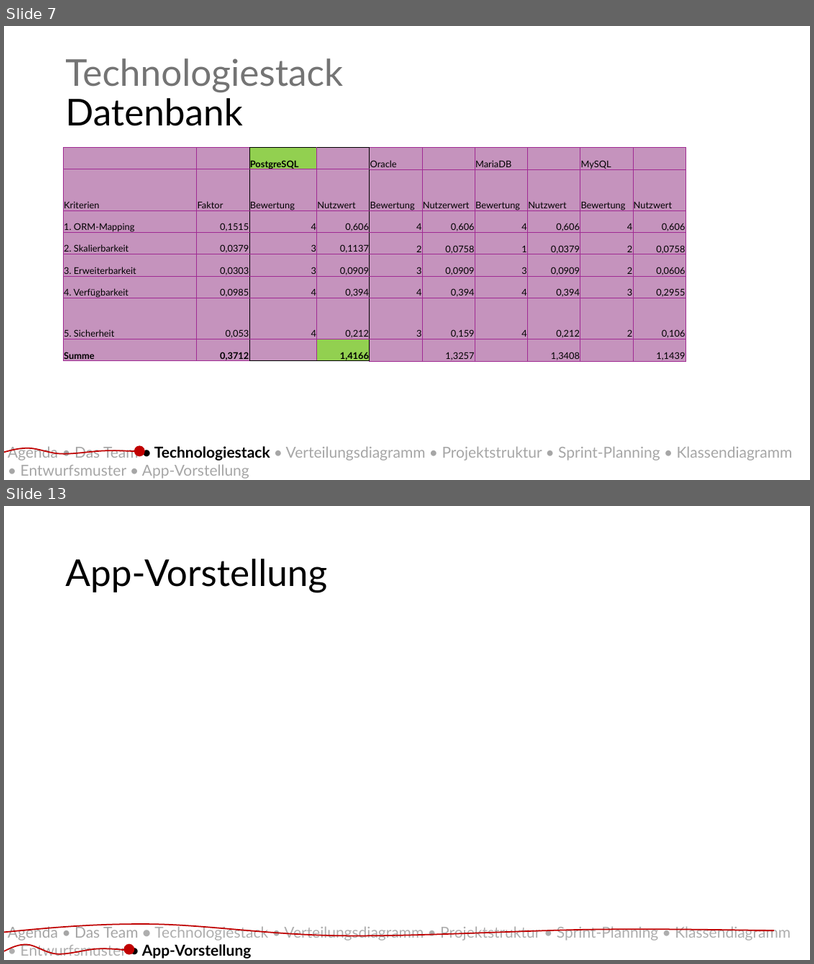
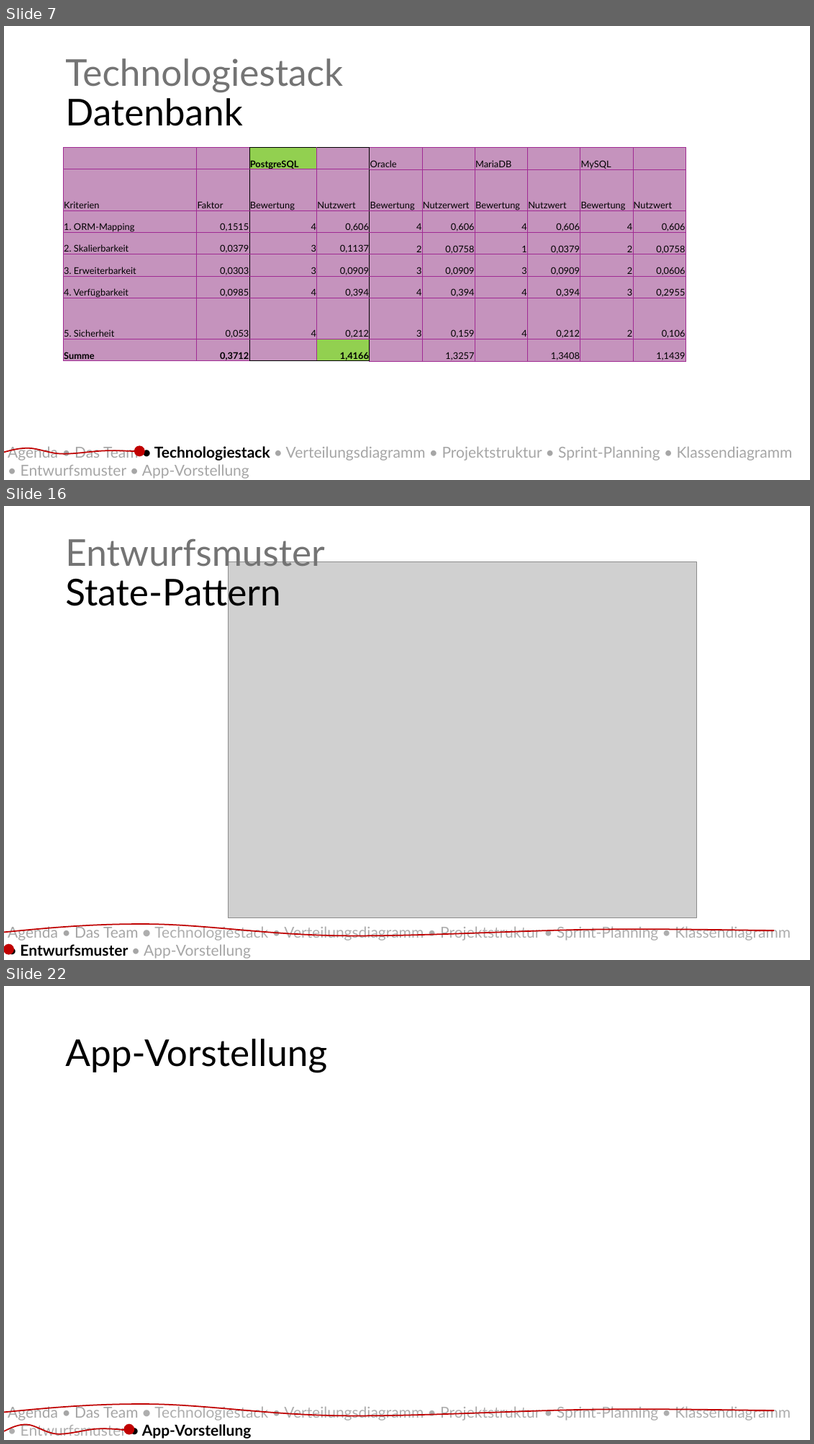
Before and after one commit to BenjaminBrxun/sonar, a slide deck: documentation/Präsentation_SWT2.pptm. Shown one above the other, each under a label of ours: slides 7 and 13 before the commit, slides 7, 16 and 22 after it; the slides between them are not shown. The pictures are 814x964 and 814x1444 pixels, drawn with LibreOffice and Linux fonts; fonts in the diff are those of the drawing; grey boxes stand for pictures. Boxes give left, top, right and bottom in pixels: in the first picture for what was removed or moved away, otherwise in the second. Text is boxed around its words. In the diff, an @@ line names an element or a change of style, - is before the commit and + after.

```diff
--- a/documentation/Präsentation_SWT2.pptm
+++ b/documentation/Präsentation_SWT2.pptm
@@ slide 16 added at [4,506,810,960], background #FFFFFF @@
@@ title added at [65,539,324,613], 44 pt, text #747474 @@
+Entwurfsmuster
+State-Pattern
@@ picture added at [229,562,697,918] @@
@@ freeform shape added at [4,924,774,936], outline #C00000 1.5 pt @@
@@ text added at [8,924,791,958], 18 pt, text #AEAEAE @@
+Agenda • Das Team • Technologiestack • Verteilungsdiagramm • Projektstruktur • Sprint-Planning • Klassendiagramm
+• Entwurfsmuster • App-Vorstellung
@@ ellipse added at [4,944,13,954], fill #C00000, outline #C00000 1.5 pt @@
@@ what was slide 13 is now slide 22 @@
```
Also in this commit, not shown: 5 slides changed, 8 other slides added.
